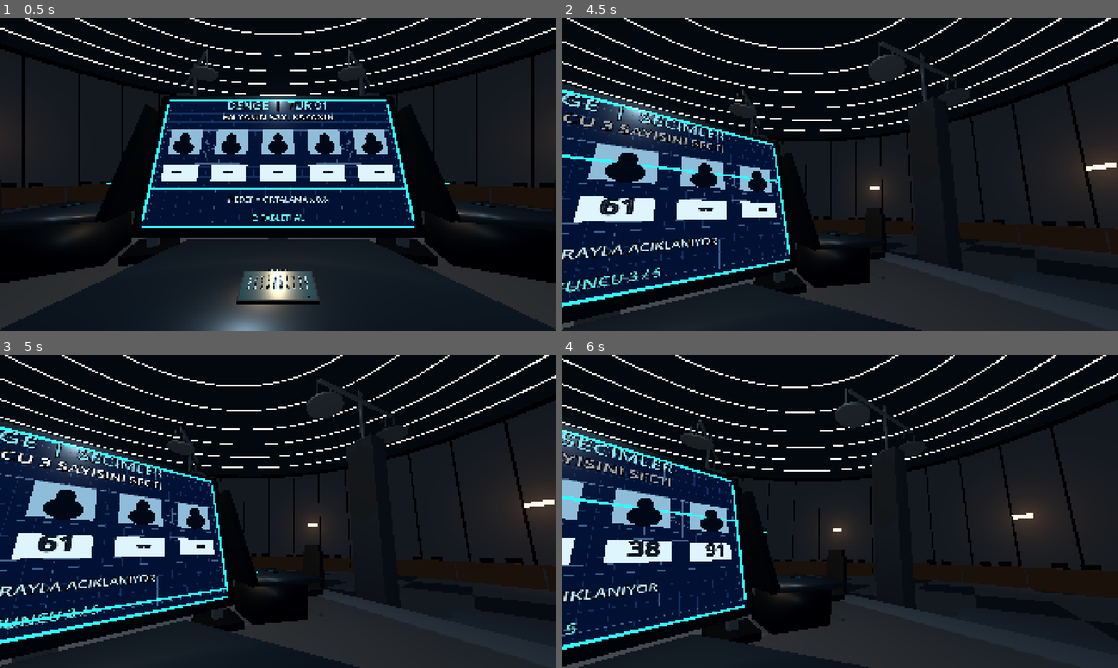
Above: before the commit, frames 1-4 (two rows, left to right).
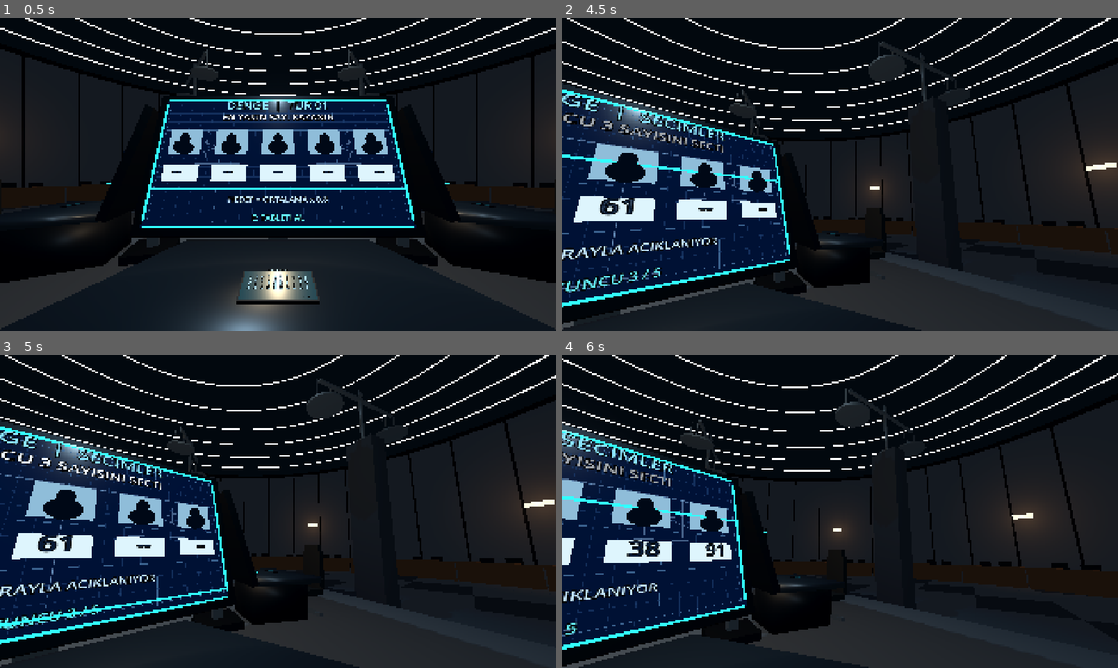
Above: after the commit, the same moments.

Repository: SerkanAydin06/DENGE
Game: Godot game, scene res://scenes/game_room.tscn
Same seed, same stepped clock (60 frames per second), same inputs: the game is played once before the commit and once after it.
Inputs (mouse positions are in pixels of both pictures, inside the frame that each line leads up to):
- Up to frame 1 (0.5 s): no input
- Up to frame 2 (4.5 s): tap Enter at 0.5, 2, 3.6 s; move the mouse to (867, 174) at 0.52 s; tap E at 0.6 s; click (867, 174) at 0.67 s; tap Space at 1.25, 2.75 s; move the mouse to (728, 190) at 1.27 s; tap 0 at 1.35 s; click (728, 190) at 1.42 s; move the mouse to (895, 105) at 2.02 s; tap 9 at 2.1 s; click (895, 105) at 2.17 s; move the mouse to (834, 180) at 2.77 s; tap Backspace at 2.85 s; click (834, 180) at 2.92 s; move the mouse to (878, 177) at 3.52 s; click (878, 177) at 3.67 s; move the mouse to (795, 171) at 4.27 s; tap Keypad Enter at 4.35 s; click (795, 171) at 4.42 s
- Up to frame 3 (5 s): no input
- Up to frame 4 (6 s): move the mouse to (845, 511) at 5.02 s; tap E at 5.1 s; click (845, 511) at 5.17 s; move the mouse to (817, 505) at 5.77 s; tap 0 at 5.85 s; click (817, 505) at 5.92 s

Frame 1 is identical in both runs. In frame 2, less than 0.1% of the frame differs, in the area x 0-22%, y 52-76%; in frame 3, less than 0.1%; in frame 4, less than 0.1%.

Commit message:
Align faded central balance-scale illustration upright on blueprint monitor

Diff:
--- a/scenes/props/monitor_blueprint.tscn
+++ b/scenes/props/monitor_blueprint.tscn
@@ -301,11 +301,11 @@
 [node name="BalanceMotif" type="Node3D" parent="."]
 
 [node name="Pillar" type="MeshInstance3D" parent="BalanceMotif"]
-position = Vector3(0, -0.25, 0.062)
-mesh = SubResource("ScaleSegment")
-material_override = SubResource("BalanceInk")
-rotation_degrees = Vector3(0, 0, 0)
-scale = Vector3(0.68, 1, 1)
+position = Vector3(0, -0.075, 0.062)
+mesh = SubResource("ScaleSegment")
+material_override = SubResource("BalanceInk")
+rotation_degrees = Vector3(0, 0, 90)
+scale = Vector3(0.75, 1, 1)
 
 [node name="Foot" type="MeshInstance3D" parent="BalanceMotif"]
 position = Vector3(0, -0.59, 0.062)
